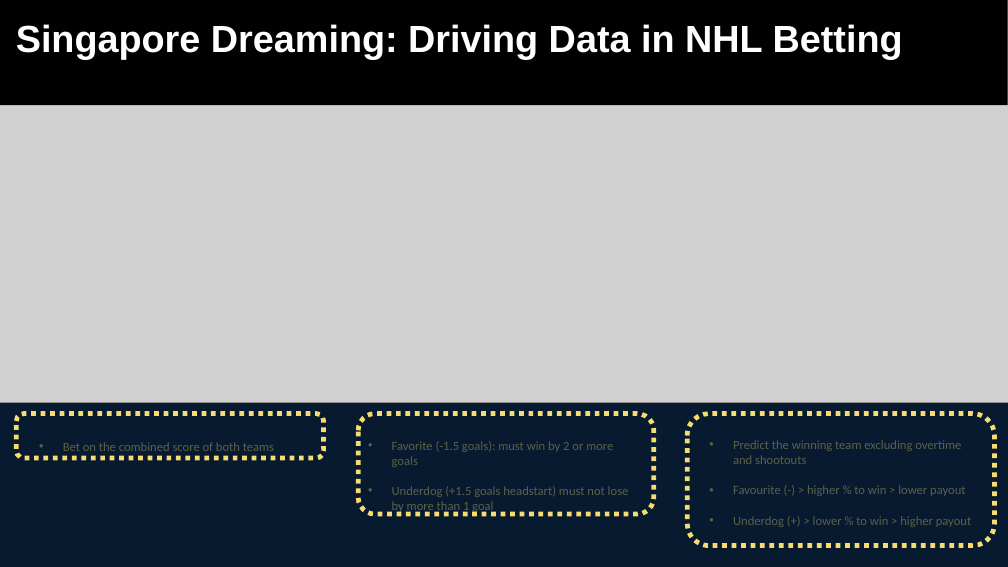
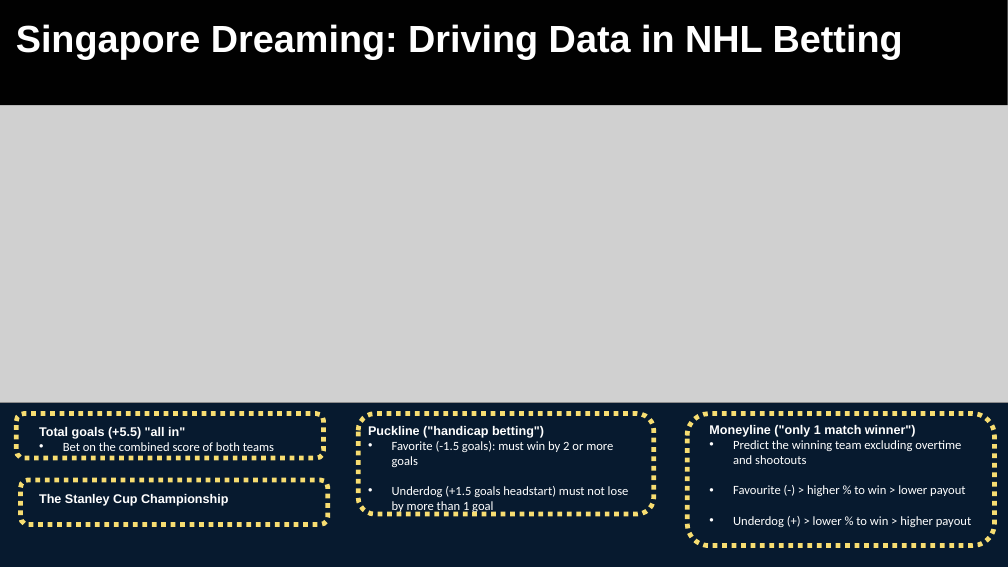
Before and after one commit to kwongheng/JDE10_final_project, a slide deck: slide 4 of docs/Final Project Presentation.pptx. Drawn at 1008x567 pixels with LibreOffice and Linux fonts; fonts in the diff are those of the drawing; grey boxes stand for pictures. Boxes give left, top, right and bottom in pixels: in the first picture for what was removed or moved away, otherwise in the second. Text is boxed around its words. In the diff, an @@ line names an element or a change of style, - is before the commit and + after.

```diff
--- a/docs/Final Project Presentation.pptx
+++ b/docs/Final Project Presentation.pptx
@@ text "Puckline ("handicap betting")" at (x1=368, y1=426, x2=629, y2=514): text colour #071A2F to #FFFFFF in "Puckline ("handicap betting")"; text colour #5D614B to #FFFFFF in "Favorite (-1.5 goals): must win by 2 ...", "Underdog (+1.5 goals headstart) must not lose ..." @@
@@ text "Moneyline ("only 1 match winner")" at (x1=709, y1=425, x2=971, y2=527): text colour #071A2F to #FFFFFF in "Moneyline ("only 1 match winner")"; text colour #5D614B to #FFFFFF in "Predict the winning team excluding overtime and ...", "Favourite (-) > higher % to win ...", "Underdog (+) > lower % to win ..." @@
@@ text "Total goals (+5.5) "all in"" at (x1=39, y1=427, x2=274, y2=451): text colour #071A2F to #FFFFFF in "Total goals (+5.5) "all in""; text colour #5D614B to #FFFFFF in "Bet on the combined score of both ..." @@
@@ rounded rectangle added at (x1=20, y1=480, x2=327, y2=525), outline #F7DD71 4.5 pt dashed @@
@@ text added at (x1=39, y1=494, x2=228, y2=506), 12 pt, text #FFFFFF, bold @@
+The Stanley Cup Championship
```
Also in this commit, not shown: 23 other slides changed, 5 slides added, 12 slides removed.
